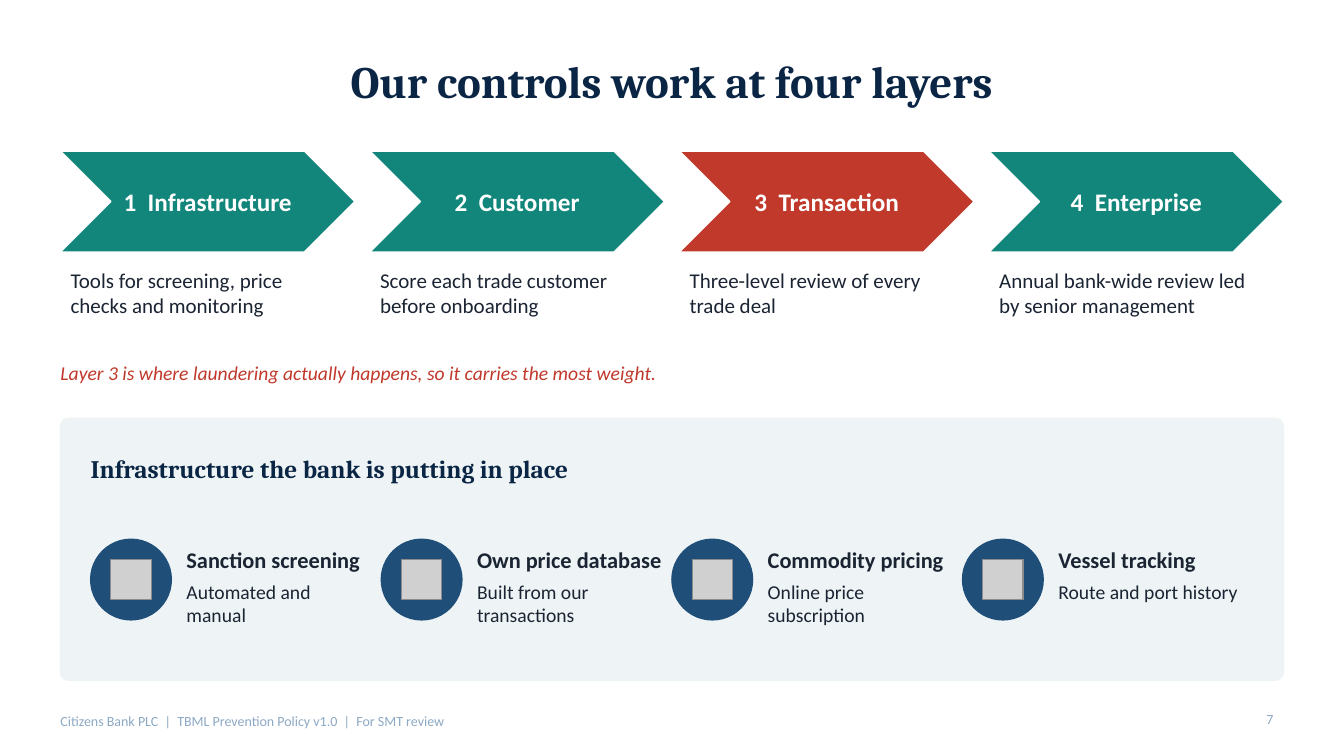
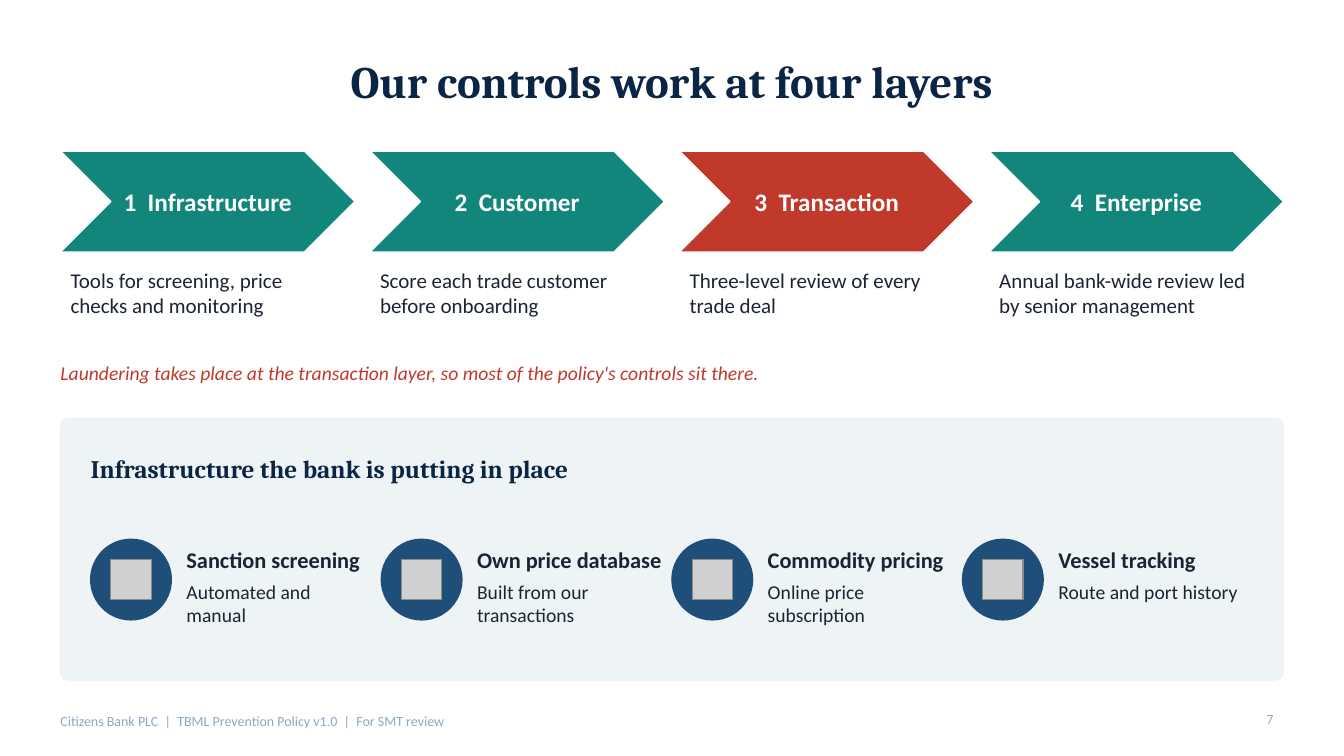
Before and after one commit to Subroto92/Code-check, a slide deck: slide 7 of TBML_Policy_SMT_Presentation.pptx. Drawn at 1344x756 pixels with LibreOffice and Linux fonts; fonts in the diff are those of the drawing; grey boxes stand for pictures. Boxes give left, top, right and bottom in pixels: in the first picture for what was removed or moved away, otherwise in the second. Text is boxed around its words. In the diff, an @@ line names an element or a change of style, - is before the commit and + after.

```diff
--- a/TBML_Policy_SMT_Presentation.pptx
+++ b/TBML_Policy_SMT_Presentation.pptx
@@ text at <box>60,366,758,384</box>: text changed @@
-Layer 3 is where laundering actually happens, so it carries the most weight.
+Laundering takes place at the transaction layer, so most of the policy's controls sit there.
```
Also in this commit, not shown: 2 other slides changed.
